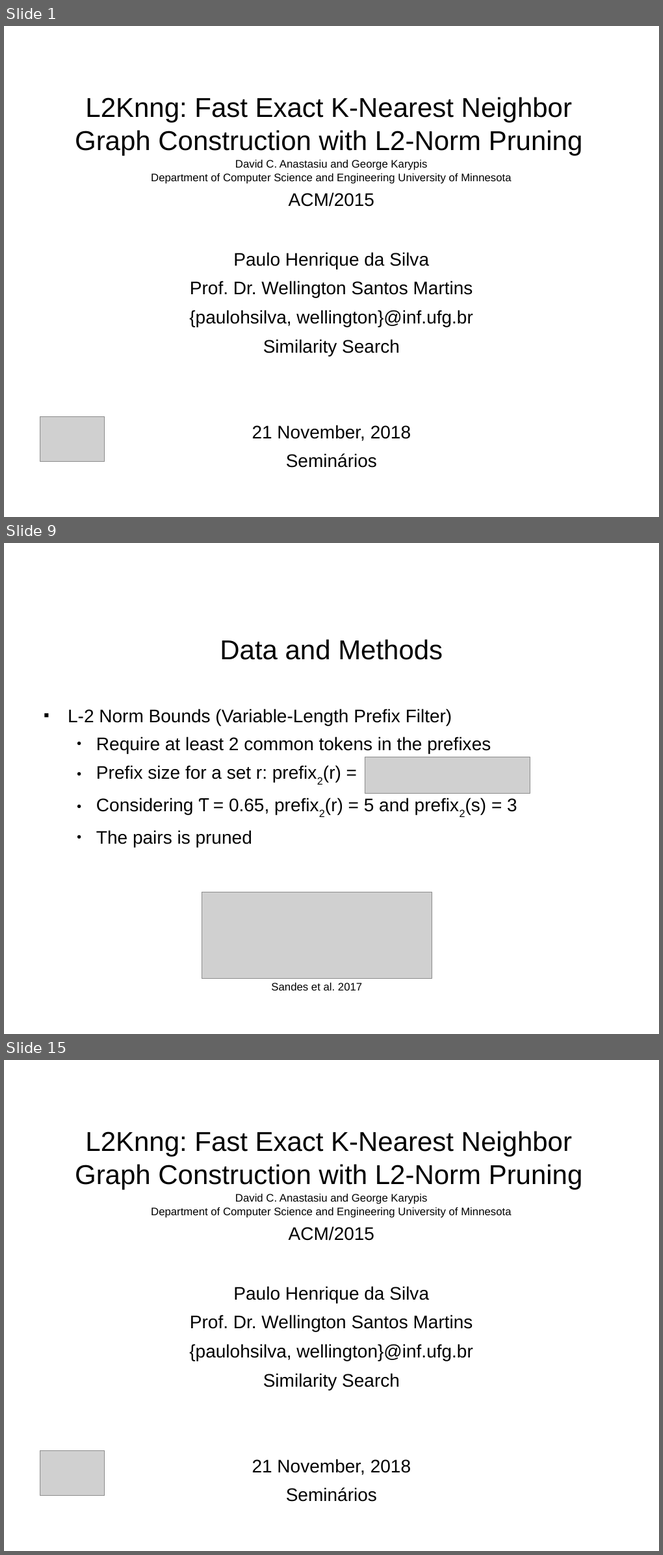
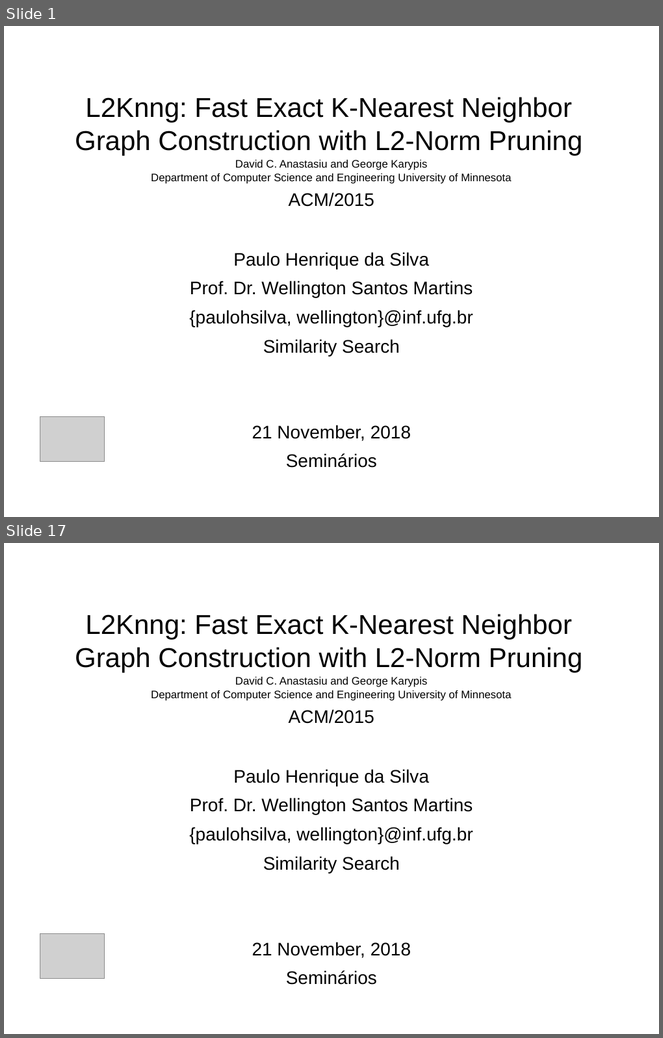
Before and after one commit to paulohq/apresentacao-L2KNNG, a slide deck: apresentacao-L2KNNG.ppt. Shown one above the other, each under a label of ours: slides 1, 9 and 15 before the commit, slides 1 and 17 after it; the slides between them are not shown. The pictures are 663x1555 and 663x1038 pixels, drawn with LibreOffice and Linux fonts; fonts in the diff are those of the drawing; grey boxes stand for pictures; background and template pictures are left out. Boxes give left, top, right and bottom in pixels: in the first picture for what was removed or moved away, otherwise in the second. Text is boxed around its words. In the diff, an @@ line names an element or a change of style, - is before the commit and + after.

```diff
--- a/apresentacao-L2KNNG.ppt
+++ b/apresentacao-L2KNNG.ppt
@@ slide 9 removed at box(4, 543, 659, 1034), background picture (left out) @@
@@ title removed at box(220, 639, 443, 660) @@
-Data and Methods
@@ text removed at box(68, 709, 518, 847) @@
-■ L-2 Norm Bounds (Variable-Length Prefix Filter)
-  ● Require at least 2 common tokens in the prefixes
-  ● Prefix size for a set r: prefix2(r) =
-  ● Considering Ƭ = 0.65, prefix2(r) = 5 and prefix2(s) = 3
-  ● The pairs is pruned
@@ picture removed at box(365, 757, 530, 794) @@
@@ picture removed at box(202, 893, 432, 979) @@
@@ text removed at box(271, 983, 362, 991) @@
-Sandes et al. 2017
@@ text removed at box(619, 1001, 659, 1025) @@
-8/15
@@ what was slide 15 is now slide 17 @@
```
Also in this commit, not shown: 6 slides changed, 7 slides added, 4 other slides removed, 2 other files.
